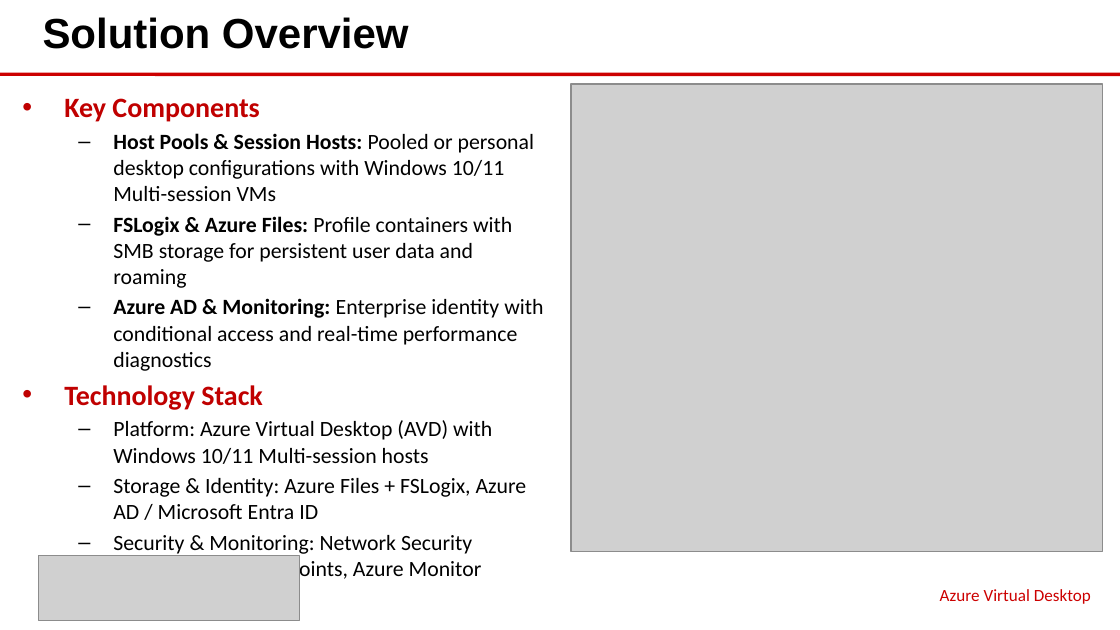
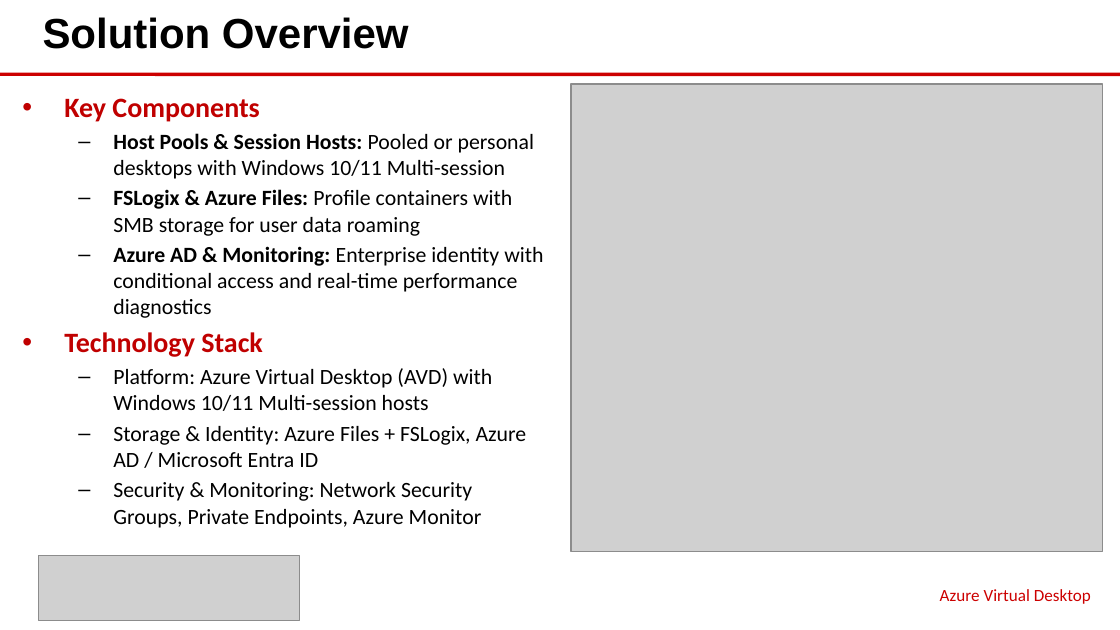
Before and after one commit to eoframework/solutions, a slide deck: slide 4 of solutions/azure/modern-workspace/virtual-desktop/presales/solution-briefing.pptx. Drawn at 1120x630 pixels with LibreOffice and Linux fonts; fonts in the diff are those of the drawing; grey boxes stand for pictures. Boxes give left, top, right and bottom in pixels: in the first picture for what was removed or moved away, otherwise in the second. Text is boxed around its words. In the diff, an @@ line names an element or a change of style, - is before the commit and + after.

```diff
--- a/solutions/azure/modern-workspace/virtual-desktop/presales/solution-briefing.pptx
+++ b/solutions/azure/modern-workspace/virtual-desktop/presales/solution-briefing.pptx
@@ text at (113, 133, 534, 236): text changed @@
-  – Host Pools & Session Hosts: Pooled or personal desktop configurations with Windows 10/11 Multi-session VMs
-  – FSLogix & Azure Files: Profile containers with SMB storage for persistent user data and roaming
+  – Host Pools & Session Hosts: Pooled or personal desktops with Windows 10/11 Multi-session
+  – FSLogix & Azure Files: Profile containers with SMB storage for user data roaming
```
Also in this commit, not shown: 5 other files.
